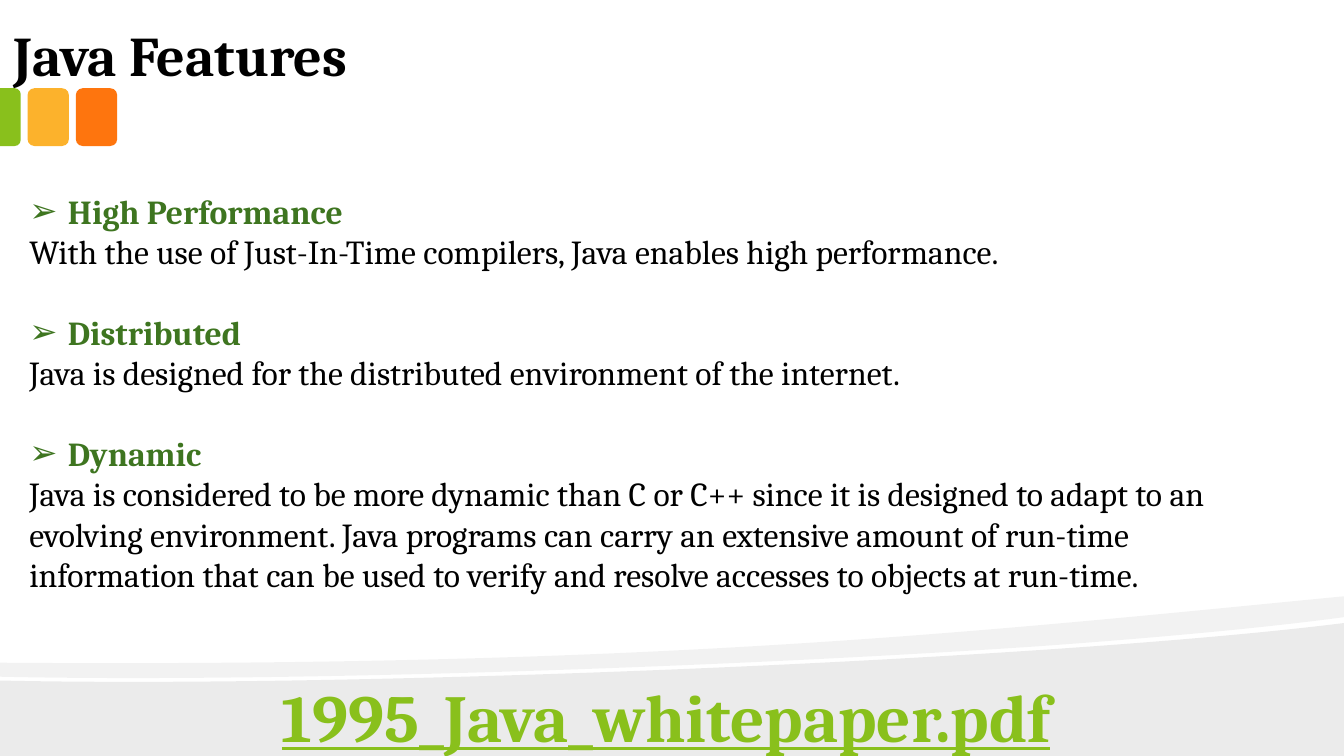
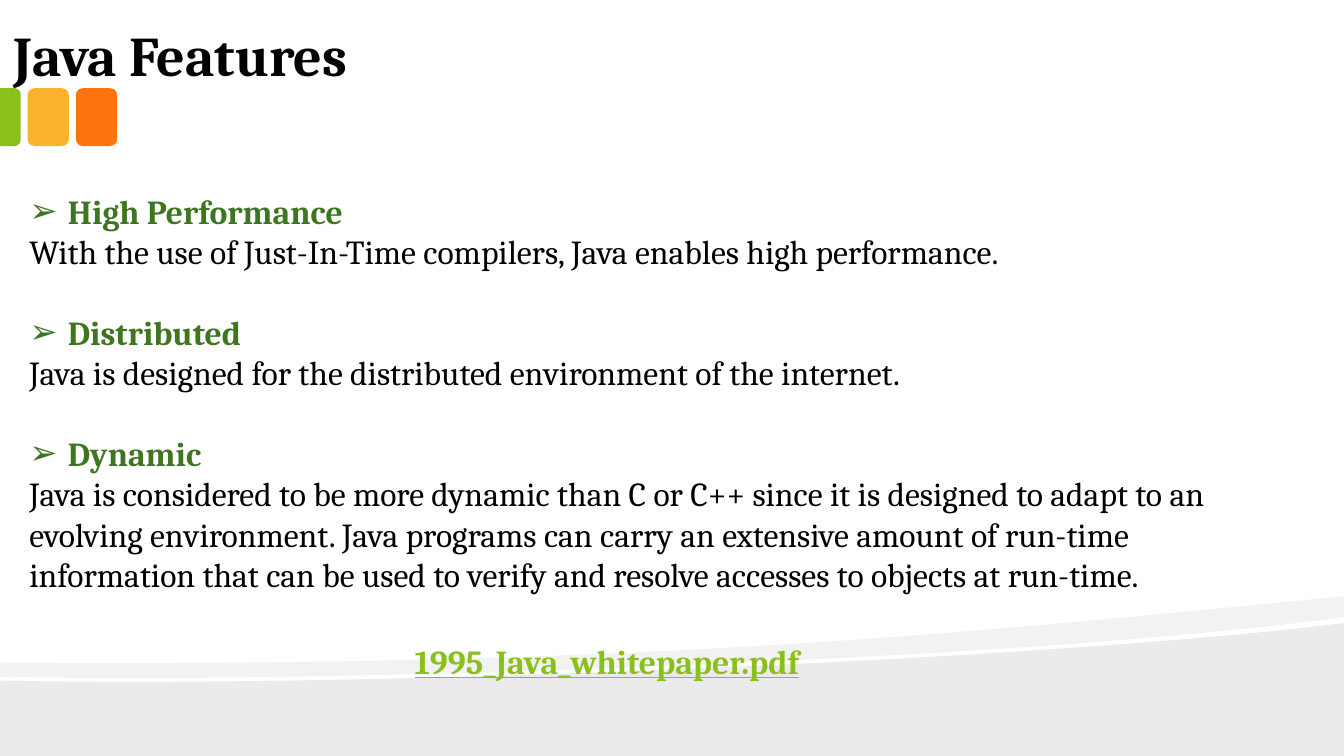
Before and after one commit to anirudhagaikwad/Java_Programming, a slide deck: slide 14 of Java_PPT/#1_Introduction_of_Java.pptx. Drawn at 1344x756 pixels with LibreOffice and Linux fonts; fonts in the diff are those of the drawing. Boxes give left, top, right and bottom in pixels: in the first picture for what was removed or moved away, otherwise in the second. Text is boxed around its words. In the diff, an @@ line names an element or a change of style, - is before the commit and + after.

```diff
--- a/Java_PPT/#1_Introduction_of_Java.pptx
+++ b/Java_PPT/#1_Introduction_of_Java.pptx
@@ text added at box(415, 650, 799, 682), 24 pt, text #89C01C, bold, underline @@
+1995_Java_whitepaper.pdf
@@ text at box(282, 694, 1050, 756): paragraph removed @@
-1995_Java_whitepaper.pdf
```
Also in this commit, not shown: 4 other slides changed, 3 slides added, 3 slides removed, 16 other files.
